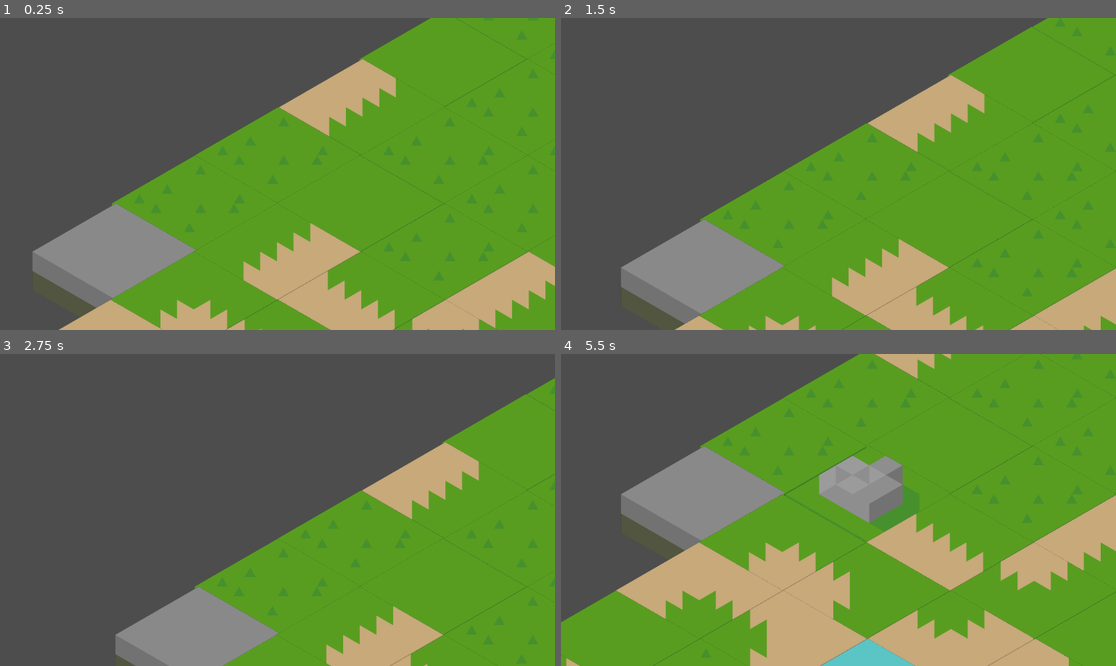
Above: before the commit, frames 1-4 (two rows, left to right).
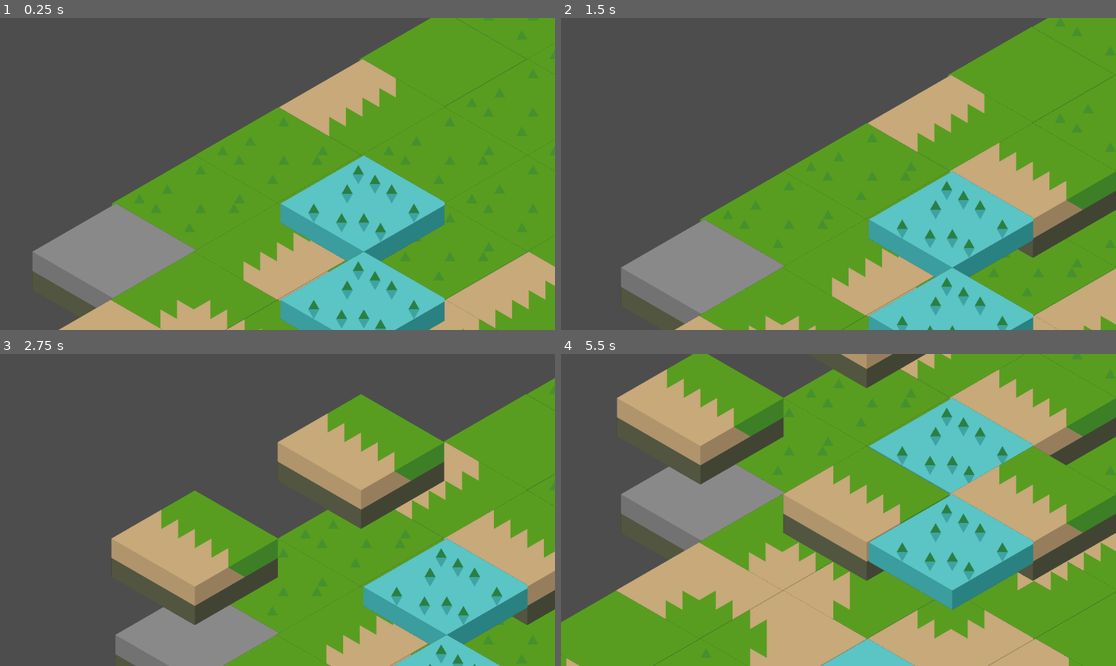
Above: after the commit, the same moments.

Repository: lifflander/stp
Game: Godot game, scene res://node_2d.tscn
The game is run twice, just before and just after one commit, with the same random seed, the same clock (stepped at 60 frames per second) and the same inputs.
Inputs (mouse positions are in pixels of both pictures, inside the frame that each line leads up to):
- Up to frame 1 (0.25 s): no input
- Up to frame 2 (1.5 s): tap Enter at 0.5 s; move the mouse to (960, 158) at 0.52 s; click (960, 158) at 0.67 s; tap Space at 1.25 s; drag from (727, 189) to (810, 236) at 1.27 s
- Up to frame 3 (2.75 s): move the mouse to (333, 441) at 2.02 s; click (333, 441) at 2.17 s
- Up to frame 4 (5.5 s): tap Enter at 2.75, 4.25 s; drag from (810, 572) to (672, 463) at 2.77 s; tap Space at 3.5 s; move the mouse to (1005, 556) at 3.52 s; click (1005, 556) at 3.67 s; drag from (672, 463) to (755, 432) at 4.27 s; move the mouse to (866, 510) at 5.02 s; click (866, 510) at 5.17 s

The runs differ from the first frame. In frame 1, 11% of the frame differs, in the area x 50-81%, y 43-100%; in frame 2, 14%; in frame 3, 26%; in frame 4, 33%, in the area x 10-100%, y 0-82%.

Commit message:
add unit later

Diff:
--- a/LogicEngine.gd
+++ b/LogicEngine.gd
@@ -1,6 +1,6 @@
 class_name LogicEngine extends Node
 
-@onready var tile_map : IsoTileMap = get_node("Tiles")
+@onready var tile_map : IsoTileMap = get_parent().get_node("Tiles")
 
 var turn_counter : int = 0
 var players : Array[Player]
@@ -34,9 +34,13 @@
 	func _init(in_tile_map : IsoTileMap, in_location : Vector2i):
 		tile_map = in_tile_map
 		location = in_location
+		renderAtLocation()
 
 	func renderAtLocation():
-		tile_map.unit_layer[tile_map.convertTo1D(location)] = Vector2i(0, 0)
+		print("renderAtLocation location=", location)
+		tile_map.unit_layer[tile_map.convertTo1D(location)] = Vector2i(3, 3)
+
+var is_initialized : bool = false
 
 func initialize(num_players : int):
 	for i in num_players:
@@ -45,8 +49,10 @@
 # Called when the node enters the scene tree for the first time.
 func _ready():
 	print("Logic Engine is ready")
-	initialize(2)
 
 # Called every frame. 'delta' is the elapsed time since the previous frame.
 func _process(delta):
-	pass
+	print("process engine: ", tile_map)
+	if tile_map != null and not is_initialized:
+		is_initialized = true
+		initialize(2)
--- a/TileMap.gd
+++ b/TileMap.gd
@@ -1,7 +1,7 @@
 extends TileMap
 class_name IsoTileMap
 
-const unit_tile_set : int = 1
+const unit_tile_set : int = 0
 var width : int = 10
 var height : int = 10
 var special_cell : Vector2i = Vector2i(-1,-1)
--- a/node_2d.tscn
+++ b/node_2d.tscn
@@ -13,7 +13,13 @@
 tile_set = ExtResource("1_mvcdc")
 rendering_quadrant_size = 30
 format = 2
+layer_0/name = "Base layer"
+layer_0/y_sort_enabled = true
 layer_0/tile_data = PackedInt32Array(-65537, 0, 0, -131073, 65536, 0, -1, 131072, 0, 0, 65536, 1, -262144, 0, 1, 65535, …(352 unchanged characters)…
+layer_1/name = "Unit layer"
+layer_1/y_sort_enabled = true
+layer_1/z_index = 1
+layer_1/tile_data = PackedInt32Array()
 script = ExtResource("2_dd161")
 
 [node name="LogicEngine" type="Node" parent="."]
